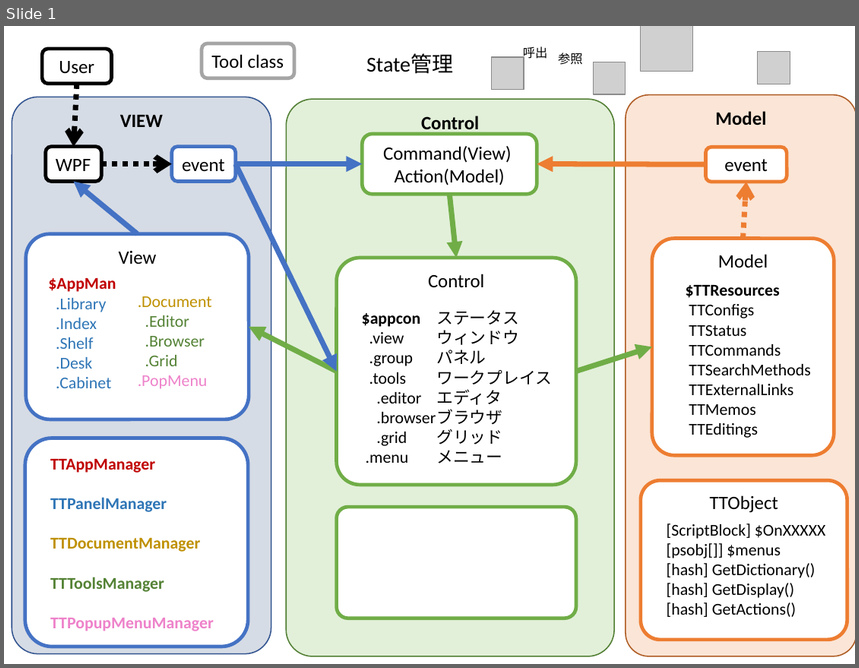
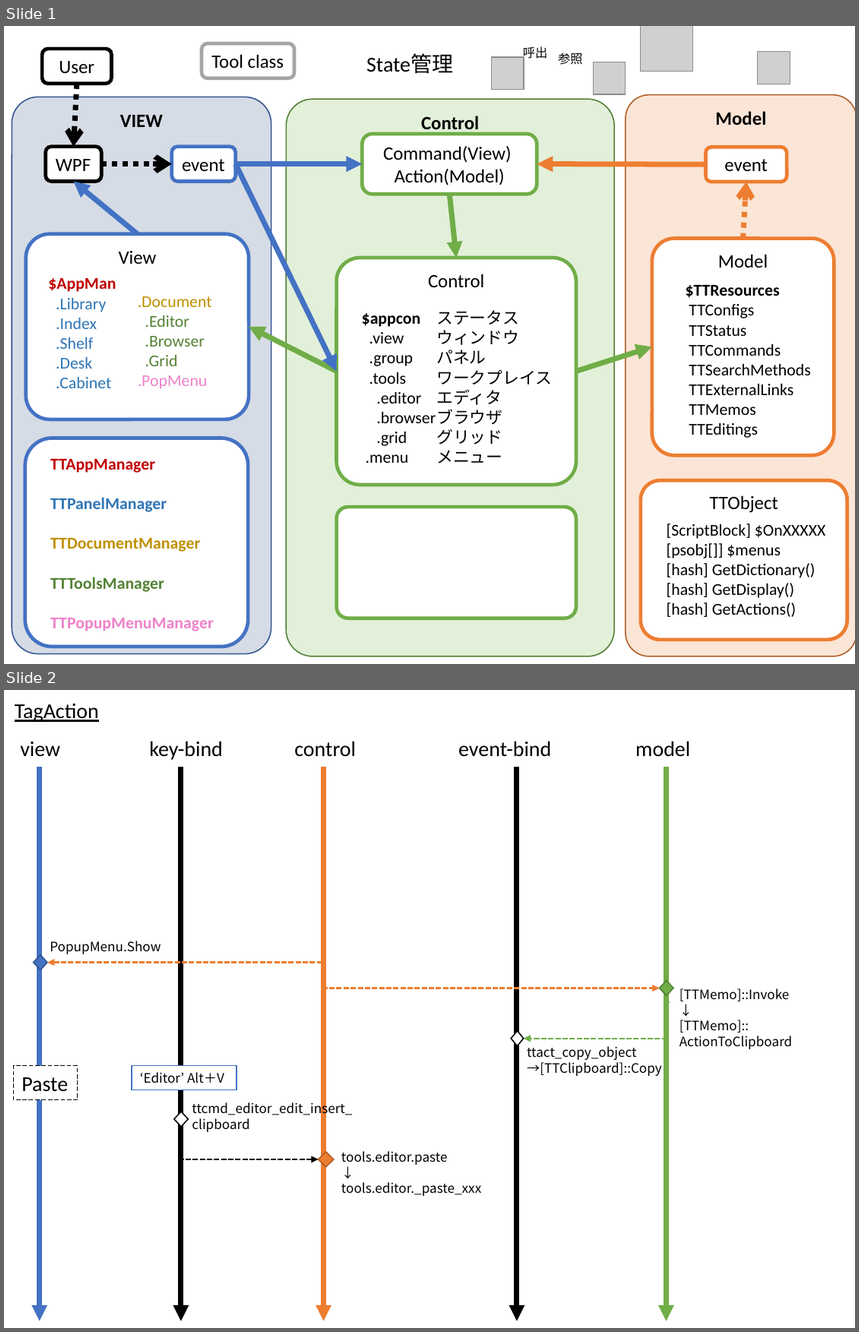
Before and after one commit to gogowooky/ThinktankPS, a slide deck: thinktank.pptx. Shown one above the other, each under a label of ours: slide 1 before the commit, slides 1 and 2 after it. The pictures are 859x668 and 859x1332 pixels, drawn with LibreOffice and Linux fonts; fonts in the diff are those of the drawing; grey boxes stand for pictures. Boxes give left, top, right and bottom in pixels: in the first picture for what was removed or moved away, otherwise in the second. Text is boxed around its words. In the diff, an @@ line names an element or a change of style, - is before the commit and + after.

```diff
--- a/thinktank.pptx
+++ b/thinktank.pptx
@@ slide 2 added at [4, 690, 855, 1328], background #FFFFFF @@
@@ text added at [15, 703, 99, 722], 18 pt, text #000000, underline @@
+TagAction
@@ text added at [20, 742, 60, 757], 18 pt, text #000000 @@
+view
@@ text added at [149, 741, 223, 760], 18 pt, text #000000 @@
+key-bind
@@ text added at [294, 741, 356, 756], 18 pt, text #000000 @@
+control
@@ text added at [458, 741, 551, 757], 18 pt, text #000000 @@
+event-bind
@@ text added at [636, 741, 690, 756], 18 pt, text #000000 @@
+model
@@ group added at [40, 767, 666, 1322]: 5 arrows @@
@@ elbow arrow added from (324, 866) to (47, 962), #ED7D31 1.5 pt dashed @@
@@ elbow arrow added from (324, 866) to (659, 988), #ED7D31 1.5 pt dashed @@
@@ diamond added at [34, 954, 47, 970], fill #4472C4, outline #325491 1 pt @@
@@ text added at [50, 941, 161, 954], 11 pt, text #000000 @@
+PopupMenu.Show
@@ diamond added at [659, 981, 673, 996], fill #70AD47, outline #538035 1 pt @@
@@ elbow double arrow added from (666, 996) to (524, 1039), #70AD47 1.5 pt dashed @@
@@ text added at [680, 989, 793, 1049], 11 pt, text #000000 @@
+[TTMemo]::Invoke
+↓
+[TTMemo]::
+ActionToClipboard
@@ diamond added at [512, 1031, 524, 1046], fill #FFFFFF, outline #000000 1 pt @@
@@ text added at [527, 1046, 662, 1076], 11 pt, text #000000 @@
+ttact_copy_object
+→[TTClipboard]::Copy
@@ rectangle added at [13, 1066, 77, 1100], fill #FFFFFF, outline #000000 0.75 pt dashed, 18 pt, text #000000 @@
+Paste
@@ rectangle added at [132, 1066, 237, 1091], fill #FFFFFF, outline #4472C4 1 pt, 11 pt, text #000000 @@
+‘Editor’ Alt＋V
@@ diamond added at [174, 1113, 188, 1128], fill #FFFFFF, outline #000000 1 pt @@
@@ text added at [192, 1100, 352, 1132], 11 pt, text #000000 @@
+ttcmd_editor_edit_insert_clipboard
@@ elbow arrow added from (181, 1127) to (318, 1160), #000000 1.5 pt dashed @@
@@ diamond added at [318, 1152, 333, 1167], fill #ED7D31, outline #AF5C24 1 pt @@
@@ text added at [341, 1151, 481, 1196], 11 pt, text #000000 @@
+tools.editor.paste
+↓
+tools.editor._paste_xxx
```
Also in this commit, not shown: 8 other files.
